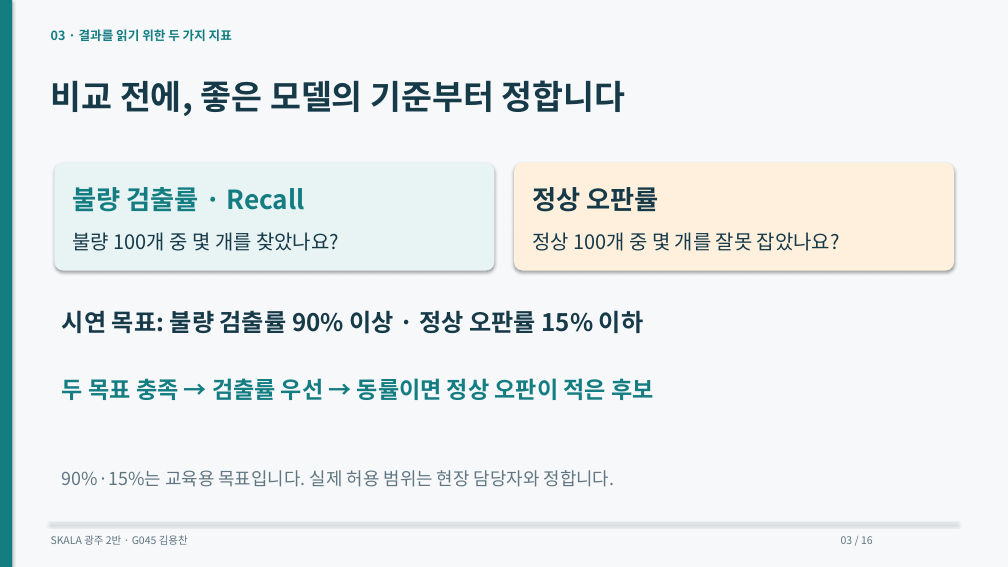
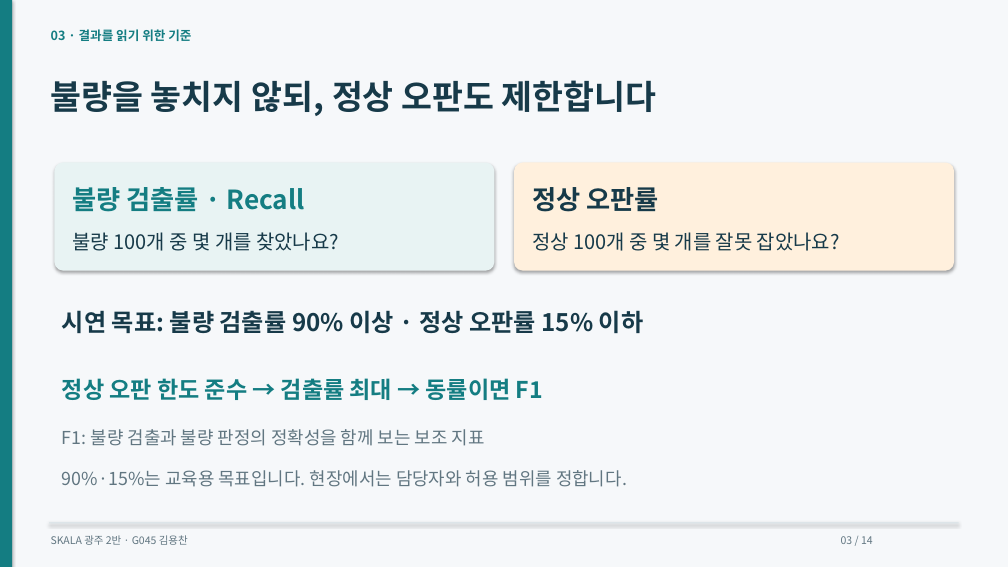
Before and after one commit to dragonchan95/Semiconductor-AI-Agent, a slide deck: slide 3 of docs/G045_Semiconductor_Agent.pptx. Drawn at 1008x567 pixels with LibreOffice and Linux fonts; fonts in the diff are those of the drawing. Boxes give left, top, right and bottom in pixels: in the first picture for what was removed or moved away, otherwise in the second. Text is boxed around its words. In the diff, an @@ line names an element or a change of style, - is before the commit and + after.

```diff
--- a/docs/G045_Semiconductor_Agent.pptx
+++ b/docs/G045_Semiconductor_Agent.pptx
@@ text at [51, 29, 191, 41]: text changed @@
-03 · 결과를 읽기 위한 두 가지 지표
+03 · 결과를 읽기 위한 기준
@@ text at [51, 80, 657, 116]: text changed @@
-비교 전에, 좋은 모델의 기준부터 정합니다
+불량을 놓치지 않되, 정상 오판도 제한합니다
@@ text at [62, 378, 543, 400]: text changed @@
-두 목표 충족 → 검출률 우선 → 동률이면 정상 오판이 적은 후보
+정상 오판 한도 준수 → 검출률 최대 → 동률이면 F1
@@ text added at [62, 429, 485, 446], 17 pt, text #617681 @@
+F1: 불량 검출과 불량 판정의 정확성을 함께 보는 보조 지표
@@ text at [62, 470, 627, 487]: text changed @@
-90%·15%는 교육용 목표입니다. 실제 허용 범위는 현장 담당자와 정합니다.
+90%·15%는 교육용 목표입니다. 현장에서는 담당자와 허용 범위를 정합니다.
@@ text at [841, 536, 873, 544]: text changed @@
-03 / 16
+03 / 14
```
Also in this commit, not shown: 12 other slides changed, 1 slide added, 3 slides removed, 37 other files.
